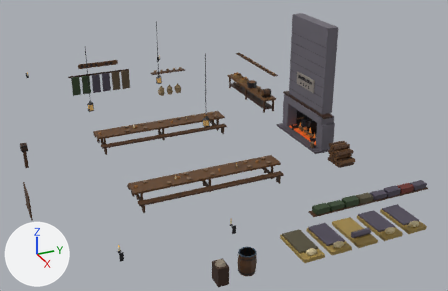
An edit to the glTF model assets/wayhouse.glb, drawn before and after from the same camera.
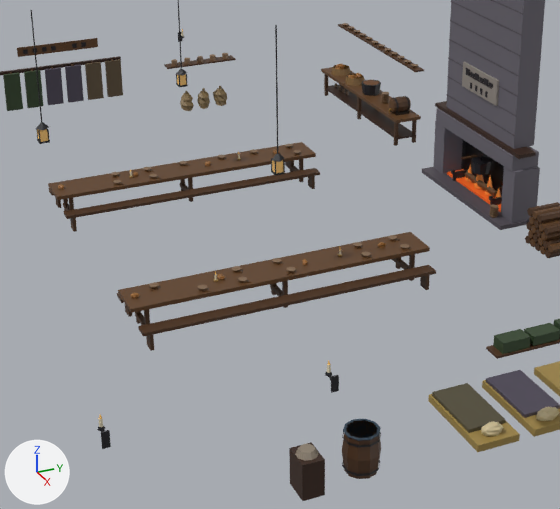
Each version appears first whole from a 50 mm lens placed at (28.2, -10.1, 14.6), pointed at (1.8, 1.8, 1.4), and next in a close-up on the part from 16% to 77% of the width and 14% to 100% of the height. Arrows for +X, +Y and +Z are at lower left; the lights stay in place. The older version's two pictures come first. Where no turn or scale is listed for an object, it has been applied to the vertices.

Names of what the first close-up shows: 'wayhouse'.
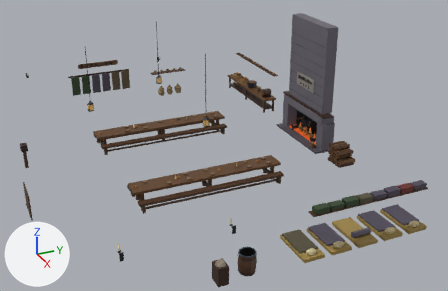
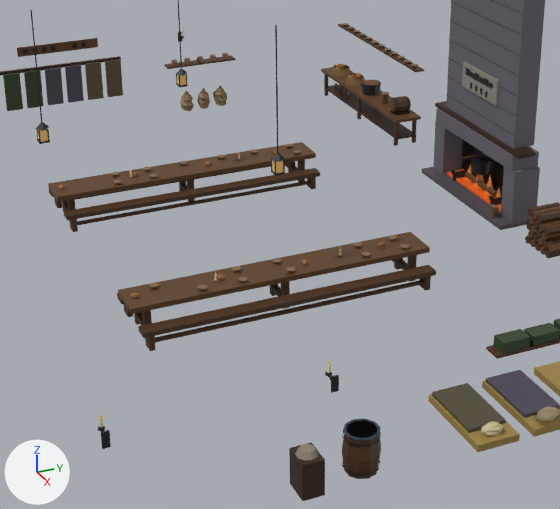
What changed in the scene script:
```text
Change me_wayhouse:
    used by ob_wayhouse; location = (0.0, 0.01, 3.4)
    remove me_wayhouse.from_pydata(...)  # 3782 vertices, 6132 faces; spans x -10.8..10.8, y -8.3..8.3, z -3.4..3.4
    add me_wayhouse.from_pydata(...)  # 3814 vertices, 6180 faces; spans x -10.8..10.8, y -8.3..8.3, z -3.4..3.4
    me_wayhouse part 1: a new loose piece, a box spanning x -4.29..-4.21, y -3.263..3.637, z -3.283..-3.203, in mat_defaultmaterial
    me_wayhouse part 2: a new loose piece, a box spanning x -2.59..-2.51, y -3.263..3.637, z -3.283..-3.203, in mat_defaultmaterial
    me_wayhouse part 3: a new loose piece, a box spanning x 4.21..4.29, y -3.263..3.637, z -3.283..-3.203, in mat_defaultmaterial
    me_wayhouse part 4
    24 vertices are removed from x -3.8..3.8, y -3.3..3.6, z -3.4..-2.6
    258 faces are deleted
    14 vertices move within x -3.6..-3.0, y -3.3..3.4, z -2.5
    12 vertices are added at x -3.8..3.7, y -3.1..3.7, z -3.4
    12 new vertices lie (0.0, -0.2, 0.7) away from vertices in x -3.7..3.8, y -3.2..3.6, z -3.4
    258 new faces join them
    other edits to the shape of me_wayhouse do not show in these pictures
```

Changed parts and their boxes [x1, y1, x2, y2] in the close-ups (560 x 509 px; the box of a moved part takes in the faces that stretch with it):
part 1 of me_wayhouse, added (mostly hidden): after [75, 163, 287, 200]
part 2 of me_wayhouse, added: after [77, 181, 310, 225]
part 3 of me_wayhouse, added: after [155, 280, 423, 342]
part 4 of me_wayhouse, moved or reshaped: before [60, 74, 415, 325]; after [60, 74, 417, 325]
